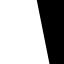
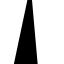
Before/after of a (64, 64) layered artwork. What changed in the layer stack:
painted on "Shape 1 copy" over bbox(32, 0, 64, 64)
painted on "Shape 1" over bbox(13, 0, 64, 64)
